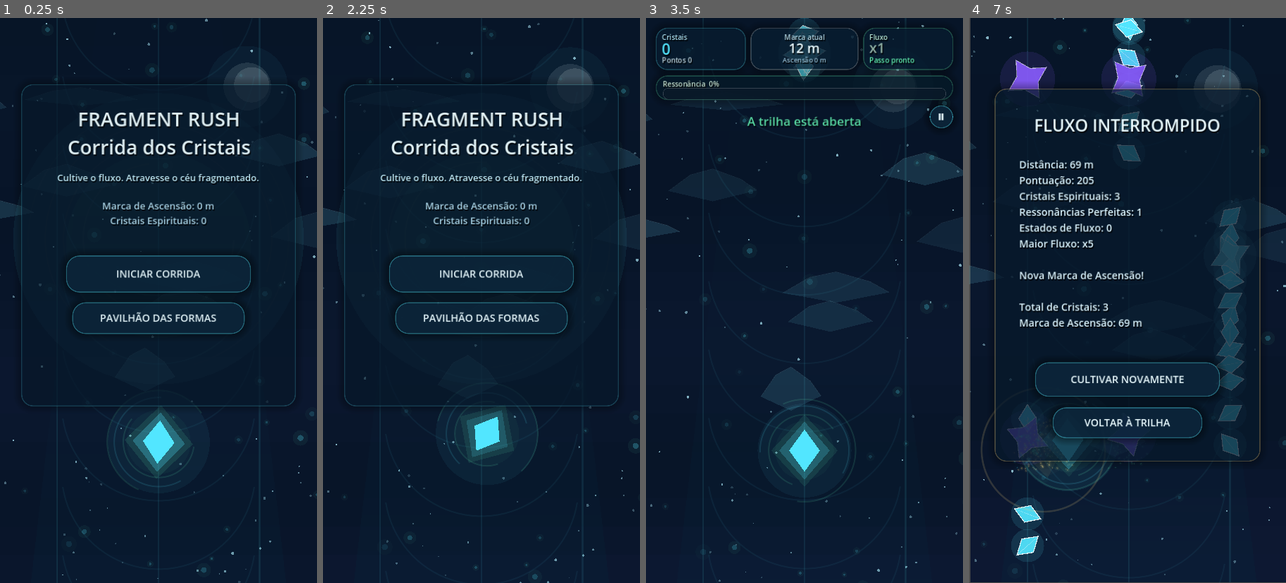
Above: before the commit, frames 1-4 (left to right).
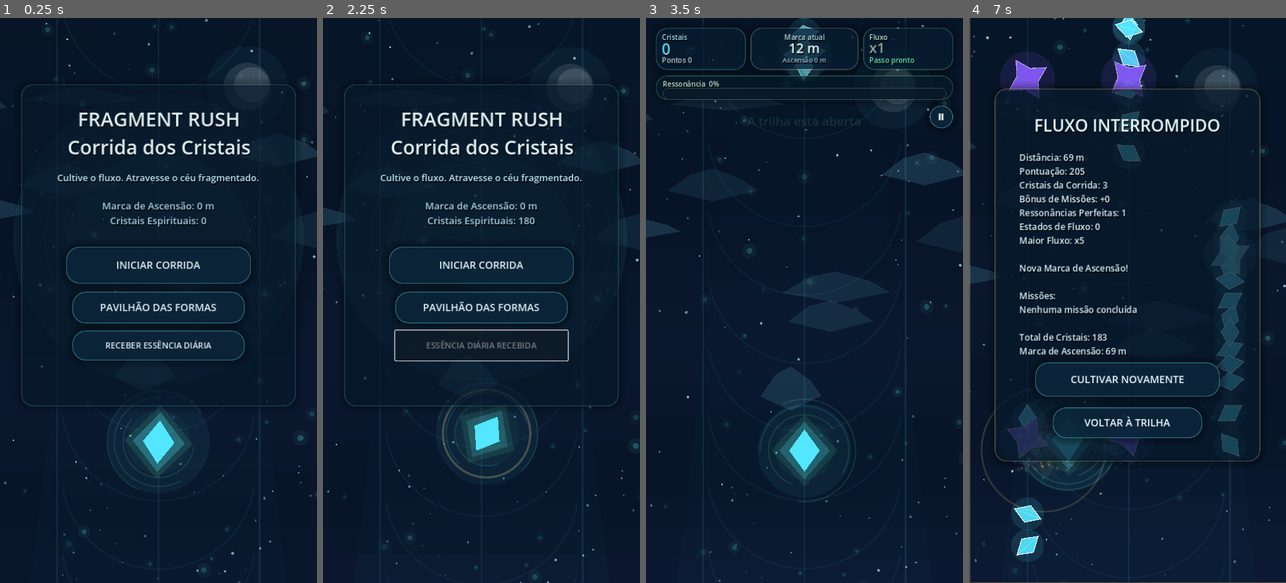
Above: after the commit, the same moments.

Repository: wesley956/corrida-de-cristais
Game: Godot game, scene res://scenes/Main.tscn
Two runs of this game, one before a commit and one after it. Both use one fixed random seed, a clock stepped at 60 frames per second and the inputs below.
Inputs (mouse positions are in pixels of both pictures, inside the frame that each line leads up to):
- Up to frame 1 (0.25 s): no input
- Up to frame 2 (2.25 s): click "PAVILHÃO DAS FORMAS" at 0.5 s; click "VOLTAR" at 1.25 s; click (481, 345) at 2 s, where only the run after the commit has a clickable "RECEBER ESSÊNCIA DIÁRIA"
- Up to frame 3 (3.5 s): click "INICIAR CORRIDA" at 2.75 s
- Up to frame 4 (7 s): move the mouse to (1197, 272) at 3.52 s; hold Right (move_right) 3.53-4.25 s; hold Up (dash) 3.53-4.25 s; click (1197, 272) at 3.67 s; tap Space (ui_accept) at 3.77, 6.77 s; drag from (1064, 328) to (1111, 413) at 4.27 s; move the mouse to (1159, 176) at 5.02 s; hold Right (move_right) 5.03-5.75 s; hold Up (dash) 5.03-5.75 s; drag from (1111, 413) to (1032, 215) at 5.77 s; move the mouse to (1222, 385) at 6.52 s; hold Left (move_left) from 6.53 s (still down); hold Up (dash) from 6.53 s (still down)

The runs differ from the first frame. In frame 1, 2.9% of the frame differs, in the area x 20-80%, y 40-61%; in frame 2, 3.0%; in frame 3, 0.3%; in frame 4, 4.3%, in the area x 15-56%, y 23-60%.

Commit message:
Adiciona pavilhao funcional e missoes

Diff:
--- a/fragment-rush/scripts/Main.gd
+++ b/fragment-rush/scripts/Main.gd
@@ -1,7 +1,7 @@
 extends Node2D
 
 # Fragment Rush: Corrida dos Cristais
-# v0.5 - Flow State + Pause + Gameplay Polish
+# v0.6 - Pavilhao Funcional + Missoes
 # Runner mobile com atmosfera wuxia/cultivation: fluxo, ressonancia e ascensao.
 
 const SAVE_PATH: String = "user://fragment_rush_save.json"
@@ -55,6 +55,8 @@
 var shop_button: Button
 var close_shop_button: Button
 var shop_info_label: Label
+var daily_button: Button
+var shop_skin_buttons: Dictionary = {}
 
 var result_title: Label
 var result_stats: Label
@@ -93,6 +95,17 @@
 var total_crystals: int = 0
 var selected_skin: String = "nucleo_errante"
 var owned_skins: Dictionary = {"nucleo_errante": true}
+var last_daily_reward: String = ""
+var run_mission_bonus: int = 0
+var completed_run_missions: Array[String] = []
+
+const SKINS: Dictionary = {
+	"nucleo_errante": {"name": "Núcleo Errante", "price": 0, "desc": "Forma inicial equilibrada."},
+	"semente_jade": {"name": "Semente de Jade", "price": 1000, "desc": "Cultivo sereno e energia verde."},
+	"orbe_celestial": {"name": "Orbe Celestial", "price": 2500, "desc": "Pureza luminosa do céu fragmentado."},
+	"coracao_nebular": {"name": "Coração Nebular", "price": 4000, "desc": "Ressonância roxa e misteriosa."},
+	"essencia_dourada": {"name": "Essência Dourada", "price": 6500, "desc": "Forma rara de ascensão cristalina."}
+}
 
 var spawn_timer: float = 0.0
 var crystal_spawn_timer: float = 0.0
@@ -286,11 +299,14 @@
 	best_label = make_label("", 22, Vector2(0, 260), Color(0.74, 0.92, 1.0, 0.92))
 	best_label.horizontal_alignment = HORIZONTAL_ALIGNMENT_CENTER
 	best_label.size = Vector2(624, 56)
-	start_button = make_button("INICIAR CORRIDA", Vector2(102, 388), Vector2(420, 84))
-	shop_button = make_button("PAVILHÃO DAS FORMAS", Vector2(116, 494), Vector2(392, 72))
+	start_button = make_button("INICIAR CORRIDA", Vector2(102, 368), Vector2(420, 84))
+	shop_button = make_button("PAVILHÃO DAS FORMAS", Vector2(116, 470), Vector2(392, 72))
+	daily_button = make_button("RECEBER ESSÊNCIA DIÁRIA", Vector2(116, 558), Vector2(392, 68))
+	daily_button.add_theme_font_size_override("font_size", 19)
 	start_button.pressed.connect(start_game)
 	shop_button.pressed.connect(show_shop)
-	for node in [title_label, subtitle_label, best_label, start_button, shop_button]:
+	daily_button.pressed.connect(claim_daily_reward)
+	for node in [title_label, subtitle_label, best_label, start_button, shop_button, daily_button]:
 		menu_card.add_child(node)
 
 	# Resultado
@@ -299,8 +315,8 @@
 	result_title = make_label("FLUXO INTERROMPIDO", 38, Vector2(0, 48), C_PEARL)
 	result_title.horizontal_alignment = HORIZONTAL_ALIGNMENT_CENTER
 	result_title.size = Vector2(604, 70)
-	result_stats = make_label("", 23, Vector2(56, 156), Color(0.86, 0.96, 1.0, 1.0))
-	result_stats.size = Vector2(492, 360)
+	result_stats = make_label("", 20, Vector2(56, 142), Color(0.86, 0.96, 1.0, 1.0))
+	result_stats.size = Vector2(492, 430)
 	restart_button = make_button("CULTIVAR NOVAMENTE", Vector2(92, 620), Vector2(420, 78))
 	menu_button = make_button("VOLTAR À TRILHA", Vector2(132, 722), Vector2(340, 70))
 	restart_button.pressed.connect(start_game)
@@ -311,11 +327,21 @@
 	# Loja/Pavilhão
 	shop_card = make_panel(Vector2(48, 110), Vector2(624, 1040), Color(0.03, 0.11, 0.19, 0.68), Color(C_JADE.r, C_JADE.g, C_JADE.b, 0.24))
 	shop_layer.add_child(shop_card)
-	shop_info_label = make_label("", 22, Vector2(40, 42), C_PEARL)
-	shop_info_label.size = Vector2(544, 860)
+	shop_info_label = make_label("", 21, Vector2(40, 34), C_PEARL)
+	shop_info_label.size = Vector2(544, 250)
+	shop_card.add_child(shop_info_label)
+
+	var skin_order: Array[String] = ["nucleo_errante", "semente_jade", "orbe_celestial", "coracao_nebular", "essencia_dourada"]
+	for i in range(skin_order.size()):
+		var skin_id: String = skin_order[i]
+		var b: Button = make_button("", Vector2(54, 286 + i * 108), Vector2(516, 88))
+		b.add_theme_font_size_override("font_size", 18)
+		b.pressed.connect(func() -> void: buy_or_select_skin(skin_id))
+		shop_skin_buttons[skin_id] = b
+		shop_card.add_child(b)
+
 	close_shop_button = make_button("VOLTAR", Vector2(162, 930), Vector2(300, 70))
 	close_shop_button.pressed.connect(show_menu)
-	shop_card.add_child(shop_info_label)
 	shop_card.add_child(close_shop_button)
 
 	# Tela de pausa
@@ -510,6 +536,8 @@
 	combo_pop_timer = 0.0
 	flow_timer = 0.0
 	flow_activations = 0
+	run_mission_bonus = 0
+	completed_run_missions.clear()
 	player_lane = 1
 	target_x = screen_lane_x(player_lane)
 	player.position = Vector2(target_x, PLAYER_Y)
@@ -545,6 +573,7 @@
 	pause_layer.visible = false
 	hud_layer.visible = false
 	best_label.text = "Marca de Ascensão: %d m\nCristais Espirituais: %d" % [int(best_distance), total_crystals]
+	update_daily_button()
 
 func pause_game() -> void:
 	if screen != "game":
@@ -585,26 +614,95 @@
 	shop_layer.visible = true
 	pause_layer.visible = false
 	hud_layer.visible = false
+	update_shop_ui()
+
+func update_shop_ui() -> void:
+	var selected_name: String = str(SKINS.get(selected_skin, {}).get("name", "Núcleo Errante"))
 	var lines: Array[String] = []
 	lines.append("PAVILHÃO DAS FORMAS")
 	lines.append("")
 	lines.append("Cristais Espirituais: %d" % total_crystals)
+	lines.append("Forma atual: %s" % selected_name)
 	lines.append("")
-	lines.append("✓ Núcleo Errante — liberado")
-	lines.append("• Semente de Jade — 1000 cristais")
-	lines.append("• Orbe Celestial — 2500 cristais")
-	lines.append("• Coração Nebular — 4000 cristais")
-	lines.append("• Essência Dourada — evento raro")
-	lines.append("")
-	lines.append("Técnicas em preparo:")
-	lines.append("• seleção visual de formas")
-	lines.append("• rastros espirituais")
-	lines.append("• baús de essência")
-	lines.append("• eventos da Trilha do Céu Fragmentado")
-	lines.append("")
-	lines.append("Regra do jogo:")
-	lines.append("Quanto mais perto do caos, maior a ressonância.")
+	lines.append("Escolha, compre e cultive novas formas.")
 	shop_info_label.text = "\n".join(lines)
+
+	for skin_id in shop_skin_buttons.keys():
+		var b: Button = shop_skin_buttons[skin_id]
+		var data: Dictionary = SKINS[skin_id]
+		var skin_name: String = str(data["name"])
+		var price: int = int(data["price"])
+		var owned: bool = bool(owned_skins.get(skin_id, false))
+		var selected: bool = skin_id == selected_skin
+		var suffix: String = ""
+		if selected:
+			suffix = "  •  EQUIPADO"
+		elif owned:
+			suffix = "  •  USAR"
+		else:
+			suffix = "  •  %d cristais" % price
+		b.text = "%s\n%s" % [skin_name + suffix, str(data["desc"])]
+		if selected:
+			b.add_theme_stylebox_override("normal", make_button_style(Color(0.10, 0.23, 0.22, 0.86), Color(C_GOLD.r, C_GOLD.g, C_GOLD.b, 0.62)))
+		elif owned:
+			b.add_theme_stylebox_override("normal", make_button_style(Color(0.05, 0.18, 0.24, 0.82), Color(C_JADE.r, C_JADE.g, C_JADE.b, 0.48)))
+		else:
+			b.add_theme_stylebox_override("normal", make_button_style(Color(0.04, 0.12, 0.20, 0.76), Color(C_CELESTIAL.r, C_CELESTIAL.g, C_CELESTIAL.b, 0.28)))
+
+func buy_or_select_skin(skin_id: String) -> void:
+	if not SKINS.has(skin_id):
+		return
+	var data: Dictionary = SKINS[skin_id]
+	var owned: bool = bool(owned_skins.get(skin_id, false))
+	if owned:
+		selected_skin = skin_id
+		player_core.color = skin_color(selected_skin)
+		save_game()
+		update_shop_ui()
+		show_status("FORMA SINTONIZADA", C_JADE)
+		return
+
+	var price: int = int(data["price"])
+	if total_crystals >= price:
+		total_crystals -= price
+		owned_skins[skin_id] = true
+		selected_skin = skin_id
+		player_core.color = skin_color(selected_skin)
+		save_game()
+		update_shop_ui()
+		show_status("NOVA FORMA DESPERTA", C_GOLD)
+		spawn_shockwave(player.position, C_GOLD, 45.0, 230.0, 0.64)
+	else:
+		show_status("CRISTAIS INSUFICIENTES", Color(1.0, 0.72, 0.72, 1.0))
+		flash_alpha = maxf(flash_alpha, 0.07)
+
+func current_day_key() -> String:
+	var date: Dictionary = Time.get_date_dict_from_system()
+	return "%04d-%02d-%02d" % [int(date["year"]), int(date["month"]), int(date["day"])]
+
+func update_daily_button() -> void:
+	if daily_button == null:
+		return
+	var today: String = current_day_key()
+	if last_daily_reward == today:
+		daily_button.text = "ESSÊNCIA DIÁRIA RECEBIDA"
+		daily_button.disabled = true
+	else:
+		daily_button.text = "RECEBER ESSÊNCIA DIÁRIA"
+		daily_button.disabled = false
+
+func claim_daily_reward() -> void:
+	var today: String = current_day_key()
+	if last_daily_reward == today:
+		update_daily_button()
+		return
+	last_daily_reward = today
+	total_crystals += 180
+	save_game()
+	update_daily_button()
+	best_label.text = "Marca de Ascensão: %d m\nCristais Espirituais: %d" % [int(best_distance), total_crystals]
+	show_status("+180 ESSÊNCIA DIÁRIA", C_GOLD)
+	spawn_shockwave(player.position, C_GOLD, 40.0, 250.0, 0.65)
 
 func update_game(delta: float, real_delta: float) -> void:
 	run_time += real_delta
@@ -863,9 +961,25 @@
 		var particle_pos: Vector2 = player.position + Vector2(rng.randf_range(-46.0, 46.0), rng.randf_range(-46.0, 46.0))
 		spawn_particle(particle_pos, Color(C_GOLD.r, C_GOLD.g, C_GOLD.b, 0.86), 8, 0.45)
 
+func calculate_run_missions() -> Array[String]:
+	var missions: Array[String] = []
+	if int(distance) >= 500:
+		missions.append("✓ Atravessou 500m da Trilha")
+	if crystals_run >= 60:
+		missions.append("✓ Coletou 60 Cristais Espirituais")
+	if perfect_grazes >= 5:
+		missions.append("✓ Alcançou 5 Ressonâncias Perfeitas")
+	if flow_activations >= 1:
+		missions.append("✓ Entrou em Estado de Fluxo")
+	if combo >= 18:
+		missions.append("✓ Sustentou Fluxo x18")
+	return missions
+
 func game_over() -> void:
 	screen = "result"
-	total_crystals += crystals_run
+	completed_run_missions = calculate_run_missions()
+	run_mission_bonus = completed_run_missions.size() * 75
+	total_crystals += crystals_run + run_mission_bonus
 	best_distance = maxf(best_distance, distance)
 	save_game()
 	hud_layer.visible = false
@@ -874,7 +988,10 @@
 	shop_layer.visible = false
 	pause_layer.visible = false
 	var new_mark: String = "\nNova Marca de Ascensão!" if int(distance) >= int(best_distance) else ""
-	result_stats.text = "Distância: %d m\nPontuação: %d\nCristais Espirituais: %d\nRessonâncias Perfeitas: %d\nEstados de Fluxo: %d\nMaior Fluxo: x%d\n%s\n\nTotal de Cristais: %d\nMarca de Ascensão: %d m" % [int(distance), score, crystals_run, perfect_grazes, flow_activations, max(combo, 1), new_mark, total_crystals, int(best_distance)]
+	var mission_text: String = "Nenhuma missão concluída"
+	if completed_run_missions.size() > 0:
+		mission_text = "\n".join(completed_run_missions)
+	result_stats.text = "Distância: %d m\nPontuação: %d\nCristais da Corrida: %d\nBônus de Missões: +%d\nRessonâncias Perfeitas: %d\nEstados de Fluxo: %d\nMaior Fluxo: x%d\n%s\n\nMissões:\n%s\n\nTotal de Cristais: %d\nMarca de Ascensão: %d m" % [int(distance), score, crystals_run, run_mission_bonus, perfect_grazes, flow_activations, max(combo, 1), new_mark, mission_text, total_crystals, int(best_distance)]
 	camera_shake = 17.0
 
 func show_status(text: String, color: Color) -> void:
@@ -990,7 +1107,8 @@
 		"best_distance": best_distance,
 		"total_crystals": total_crystals,
 		"selected_skin": selected_skin,
-		"owned_skins": owned_skins
+		"owned_skins": owned_skins,
+		"last_daily_reward": last_daily_reward
 	}
 	var file: FileAccess = FileAccess.open(SAVE_PATH, FileAccess.WRITE)
 	if file != null:
@@ -1006,9 +1124,13 @@
 			best_distance = float(parsed.get("best_distance", 0.0))
 			total_crystals = int(parsed.get("total_crystals", 0))
 			selected_skin = str(parsed.get("selected_skin", "nucleo_errante"))
+			last_daily_reward = str(parsed.get("last_daily_reward", ""))
 			var loaded_skins: Variant = parsed.get("owned_skins", {"nucleo_errante": true})
 			if typeof(loaded_skins) == TYPE_DICTIONARY:
 				owned_skins = loaded_skins
+			owned_skins["nucleo_errante"] = true
+			if not bool(owned_skins.get(selected_skin, false)):
+				selected_skin = "nucleo_errante"
 
 func _draw() -> void:
 	draw_cultivation_background()
